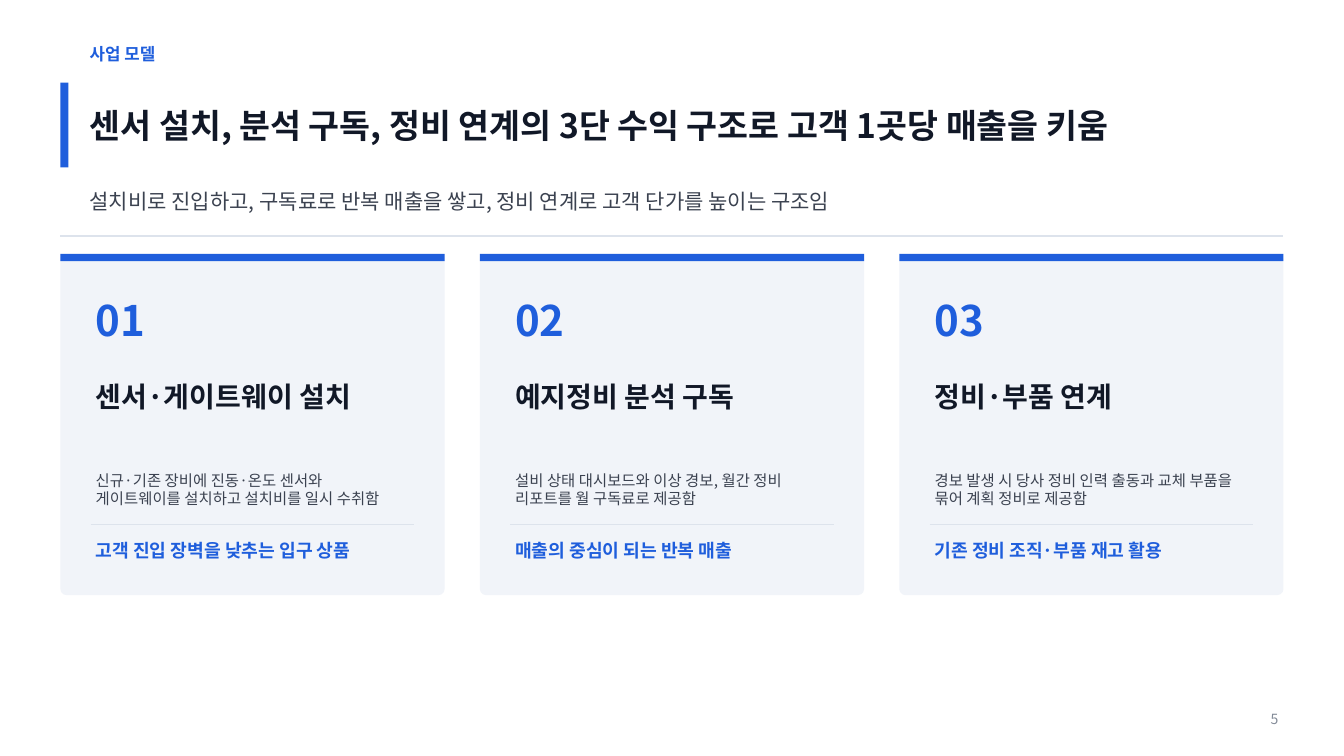
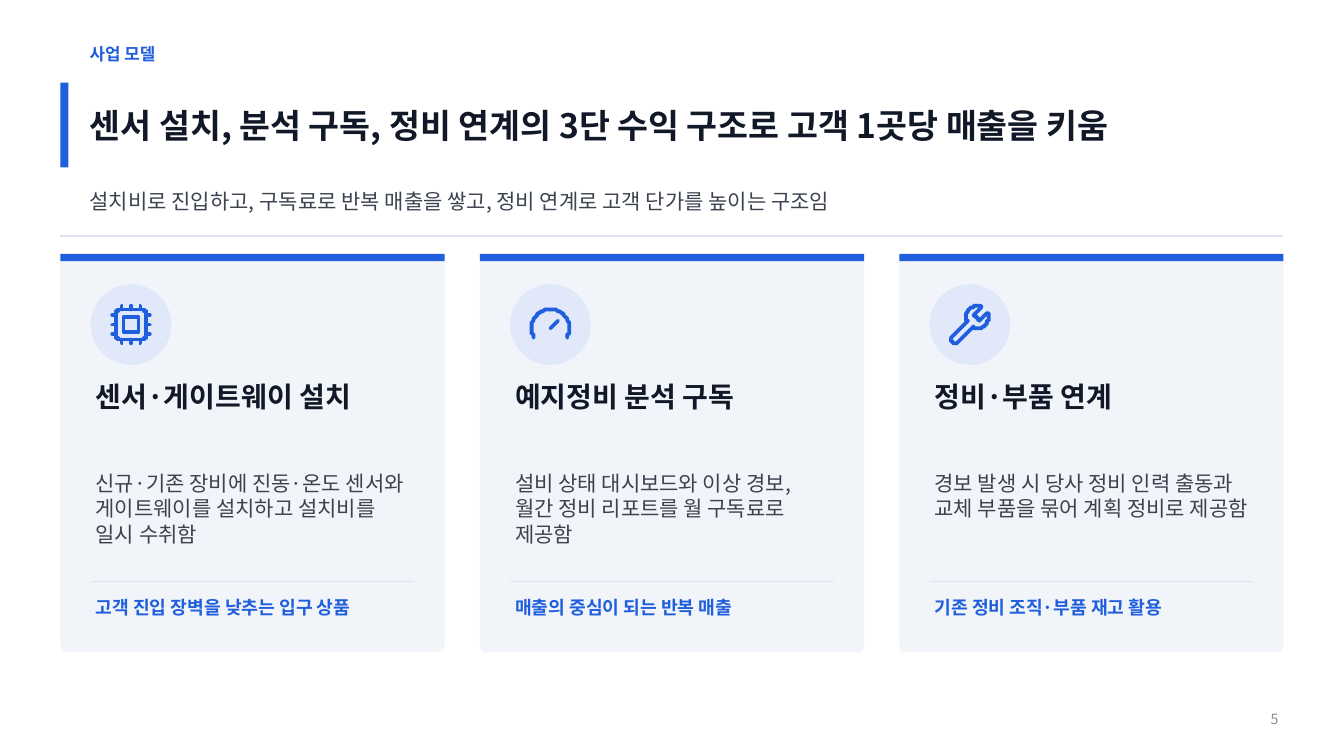
Before and after one commit to coindesktop/Awesome-PPT-SKILL, a slide deck: slide 5 of examples/newbiz-proposal/deck.pptx. Drawn at 1344x756 pixels with LibreOffice and Linux fonts; fonts in the diff are those of the drawing. Boxes give left, top, right and bottom in pixels: in the first picture for what was removed or moved away, otherwise in the second. Text is boxed around its words. In the diff, an @@ line names an element or a change of style, - is before the commit and + after.

```diff
--- a/examples/newbiz-proposal/deck.pptx
+++ b/examples/newbiz-proposal/deck.pptx
@@ rounded rectangle resized from (x1=60, y1=254, x2=445, y2=595) to (x1=60, y1=254, x2=445, y2=652) @@
@@ rounded rectangle resized from (x1=480, y1=254, x2=864, y2=595) to (x1=480, y1=254, x2=864, y2=652) @@
@@ proportions changed in 3 elements at (x1=60, y1=254, x2=445, y2=652), (x1=480, y1=254, x2=864, y2=652), (x1=899, y1=254, x2=1284, y2=652) @@
@@ rounded rectangle resized from (x1=899, y1=254, x2=1284, y2=595) to (x1=899, y1=254, x2=1284, y2=652) @@
@@ ellipse added at (x1=91, y1=284, x2=171, y2=365), fill #E0E8FA @@
@@ ellipse added at (x1=510, y1=284, x2=591, y2=365), fill #E0E8FA @@
@@ ellipse added at (x1=930, y1=284, x2=1010, y2=365), fill #E0E8FA @@
@@ text removed at (x1=96, y1=304, x2=146, y2=337) @@
-01
@@ freeform shape added at (x1=112, y1=306, x2=149, y2=343), outline #1F5EDC 2.69 pt @@
@@ text removed at (x1=515, y1=304, x2=565, y2=337) @@
-02
@@ freeform shape added at (x1=531, y1=310, x2=569, y2=338), outline #1F5EDC 2.69 pt @@
@@ text removed at (x1=935, y1=304, x2=985, y2=337) @@
-03
@@ freeform shape added at (x1=952, y1=306, x2=989, y2=343), outline #1F5EDC 2.69 pt @@
@@ size 11 to 15 pt in 3 elements at (x1=96, y1=473, x2=404, y2=544), (x1=515, y1=473, x2=791, y2=544), (x1=935, y1=473, x2=1248, y2=518) @@
@@ 3 texts, 3 lines moved together from (x1=91, y1=524, x2=1253, y2=559) to (x1=91, y1=582, x2=1253, y2=616) @@
```
Also in this commit, not shown: 25 other files.
